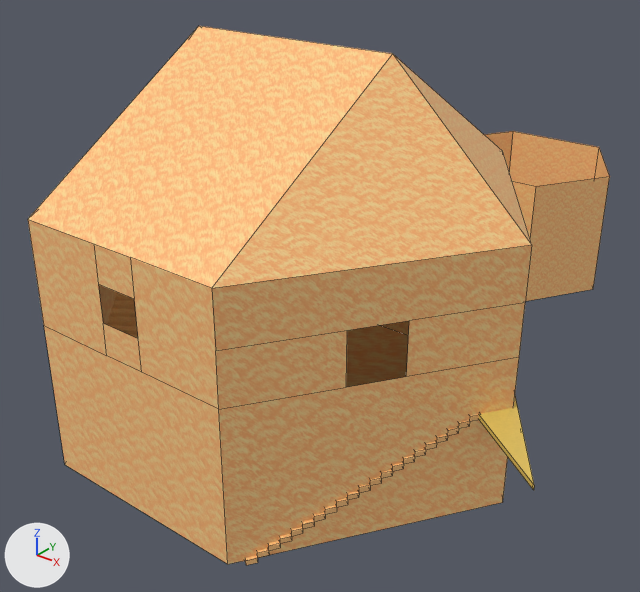
A saved change to the FBX model Assets/model/room.fbx.
Before and after are seen from a 50 mm camera at (10.49, -12.22, 10.47) aimed at (-0.83, 1.93, 1.7). Lighting does not change. The marker at lower left points along +X, +Y and +Z. Mesh edges are drawn as thin lines on the coarser meshes. Where no turn or scale is listed for an object, it has been applied to the vertices. Vertices at the same position are counted once.
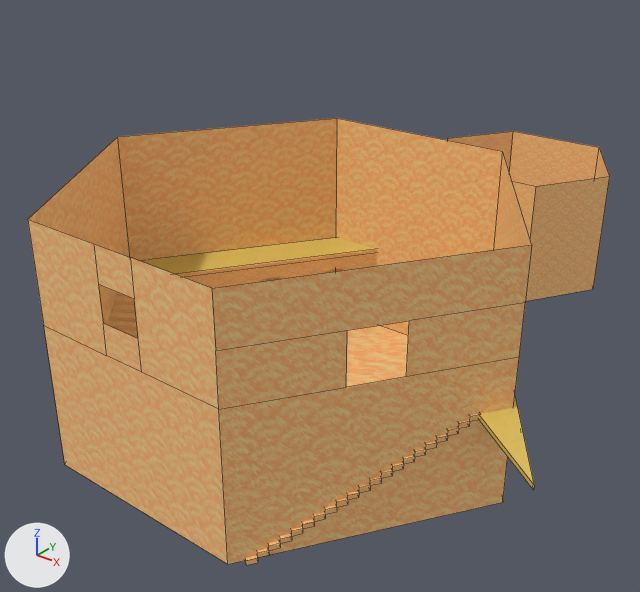
The change in detail:
me_mesh is used by ob_pplane1; location (0.0, 0.0, 0.0).
Verts and faces of me_mesh; kept vertices keep their numbers, new ones are numbered from 31.
Before the commit, vertices of me_mesh: 6 (-2.19, -4.29, 5.09) at pixel (27, 219), 7 (2.19, -4.29, 5.09) at pixel (211, 288), 8 (-5.0, -0.01, 5.09), 9 (5.0, 0.0, 5.09) at pixel (531, 244), 10 (-2.19, 4.28, 5.09).
Before the commit, vertices of me_mesh: 11 (2.19, 4.29, 5.09) at pixel (502, 151), 12 (-2.23, 0.0, 7.73) at pixel (198, 25), 13 (2.23, 0.0, 7.73) at pixel (392, 53), 18 (-0.44, -4.29, 5.09) at pixel (93, 243), 19 (0.44, -4.29, 5.09) at pixel (130, 257).
me_mesh had 31 vertices, 20 faces and spanned x -5.0..5.0, y -4.3..4.29, z 0.0..7.73.
me_mesh now has 29 vertices, 14 faces and spans x -5.0..5.0, y -4.3..4.29, z 0.0..5.09.
Part 1, on me_mesh:
Vertices deleted: 12, 13 (with the faces that use them).

Boxes [x1, y1, x2, y2] around the edits, measured in the pictures (640 x 592 px):
'pPlane1', reshaped (17% shorter)
    before: [28, 26, 532, 564]
    after: [28, 118, 532, 564]
part 1 of me_mesh, deleted (beige)
    before: [28, 26, 532, 288]
'pCube22', unchanged, uncovered by the edit
    after: [141, 237, 375, 274]
'pCube35', unchanged, uncovered by the edit
    after: [176, 249, 377, 288]
